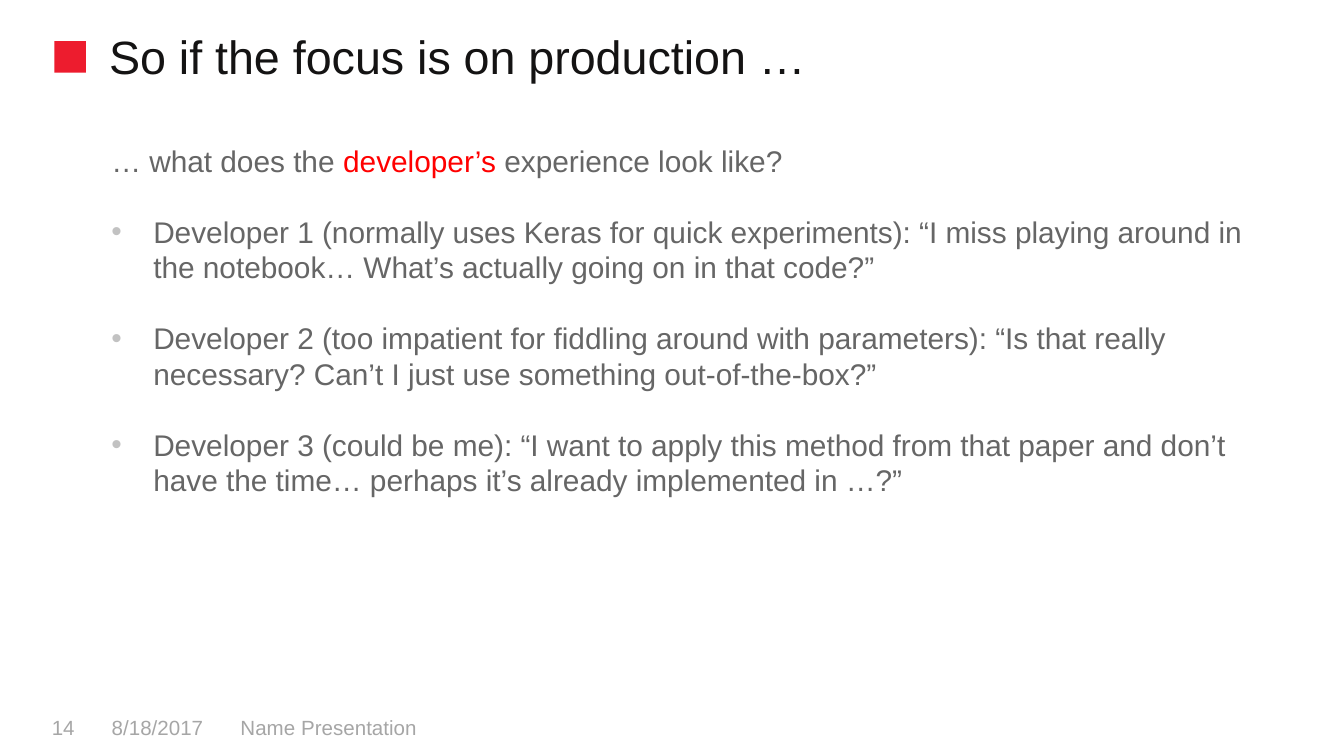
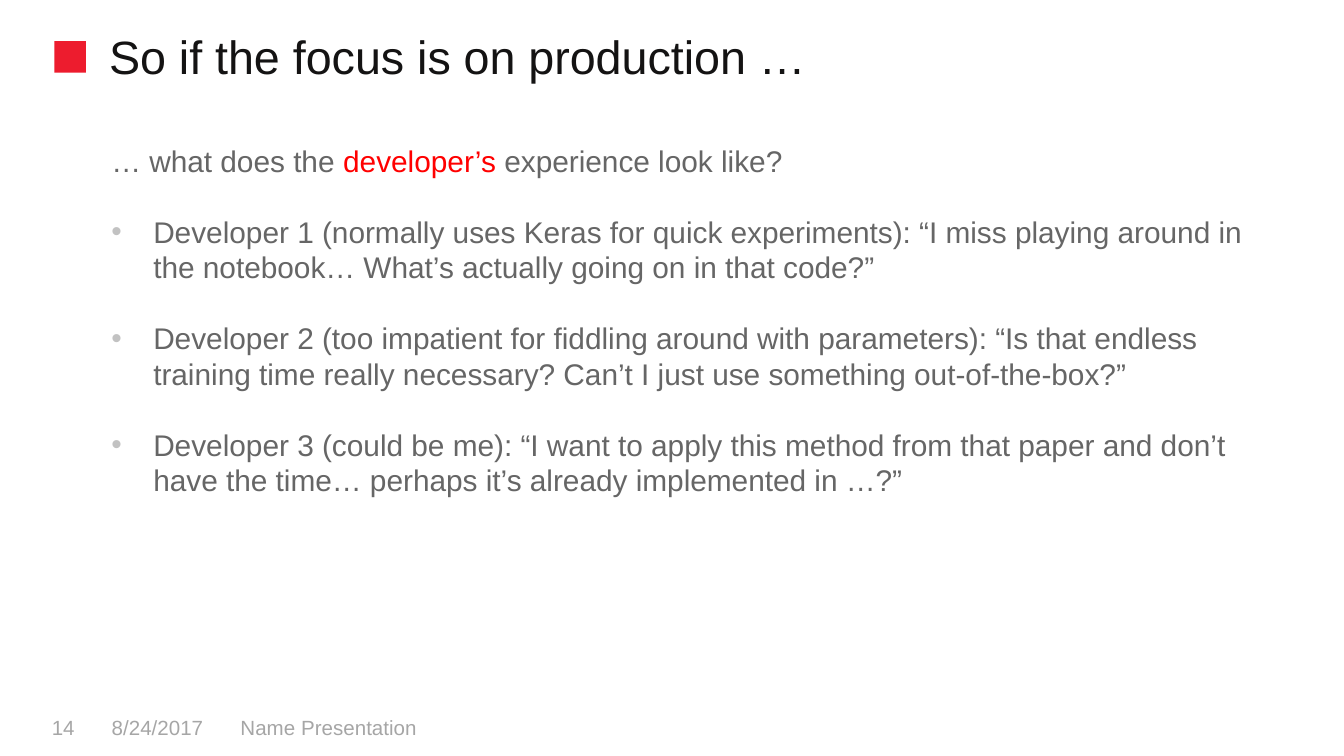
Before and after one commit to skeydan/dl4j_in_action, a slide deck: slide 14 of dl4j_in_action.pptx. Drawn at 1344x756 pixels with LibreOffice and Linux fonts; fonts in the diff are those of the drawing; background and template pictures are left out. Boxes give left, top, right and bottom in pixels: in the first picture for what was removed or moved away, otherwise in the second. Text is boxed around its words. In the diff, an @@ line names an element or a change of style, - is before the commit and + after.

```diff
--- a/dl4j_in_action.pptx
+++ b/dl4j_in_action.pptx
@@ text at bbox=[153, 327, 1197, 390]: text changed @@
-• Developer 2 (too impatient for fiddling around with parameters): “Is that really necessary? Can’t I just use something out-of-the-box?”
+• Developer 2 (too impatient for fiddling around with parameters): “Is that endless training time really necessary? Can’t I just use something out-of-the-box?”
@@ text at bbox=[112, 720, 203, 735]: text changed @@
-8/18/2017
+8/24/2017
```
Also in this commit, not shown: 6 other slides changed, 9 slides added, 1 slide removed, 5 other files.
